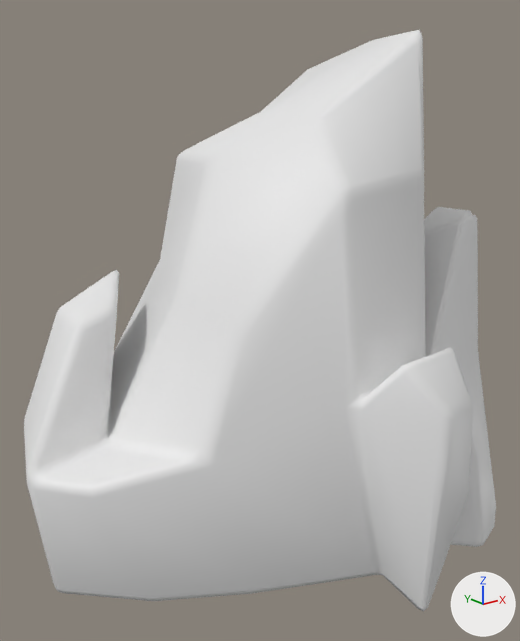
Before and after pictures for a commit that changed the FBX model Assets/Environment/Props/Stones/Normal Rocks V1 FBX/Models/NormalRock6.fbx.
One viewpoint serves both versions: a 50 mm lens placed at (-1.83, -2.88, 2.29), pointed at (0.41, -0.08, 1.16). The lights are fixed; the arrows at lower right show +X, +Y and +Z. The older version comes first.

Names of what the first picture shows: 'NormalRock6'.
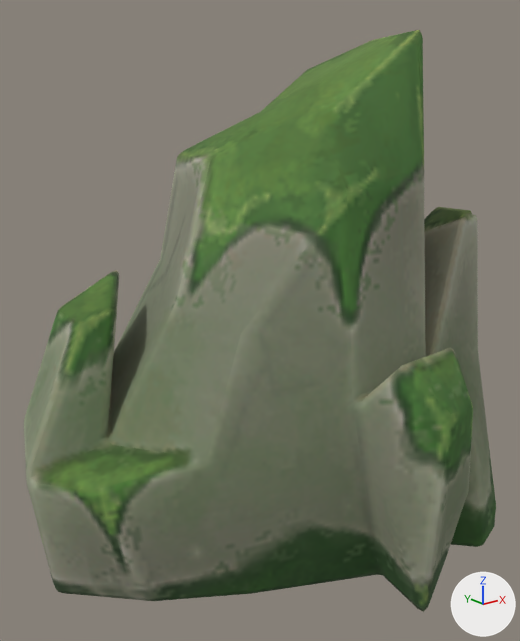
Where the newer file only moved an object's origin or applied its transform, the numbers keep the older frame.

Changed parts and their boxes [x1, y1, x2, y2] in the pictures (520 x 641 px):
'NormalRock6', recoloured (white to green)
    both: [24, 30, 496, 612]

Diff of the bpy script that builds the scene:
```diff
--- a/Assets/Environment/Props/Stones/Normal Rocks V1 FBX/Models/NormalRock6.fbx.py
+++ b/Assets/Environment/Props/Stones/Normal Rocks V1 FBX/Models/NormalRock6.fbx.py
@@ img_final_mossy_rocks_basecolor_png @@
+img_final_mossy_rocks_basecolor_png = load_image('Final_Mossy Rocks_BaseColor.png', '../../Mossy Rocks FBX/Textures/Final_Mossy Rocks_BaseColor.png', 1024, 1024, 'sRGB')
@@ mat_material_001 @@
+mat_material_001 = principled_material('Material.001')
+mat_material_001.texture = img_final_mossy_rocks_basecolor_png
+mat_material_001.roughness = 1.0
@@ me_cube_018 @@
 me_cube_018.from_pydata(...)  # 428 vertices, 427 faces; spans x -0.85..1.7, y -1.2..1.12, z 0.0..2.58
+me_cube_018.materials.append(mat_material_001)  # picture img_final_mossy_rocks_basecolor_png
```
